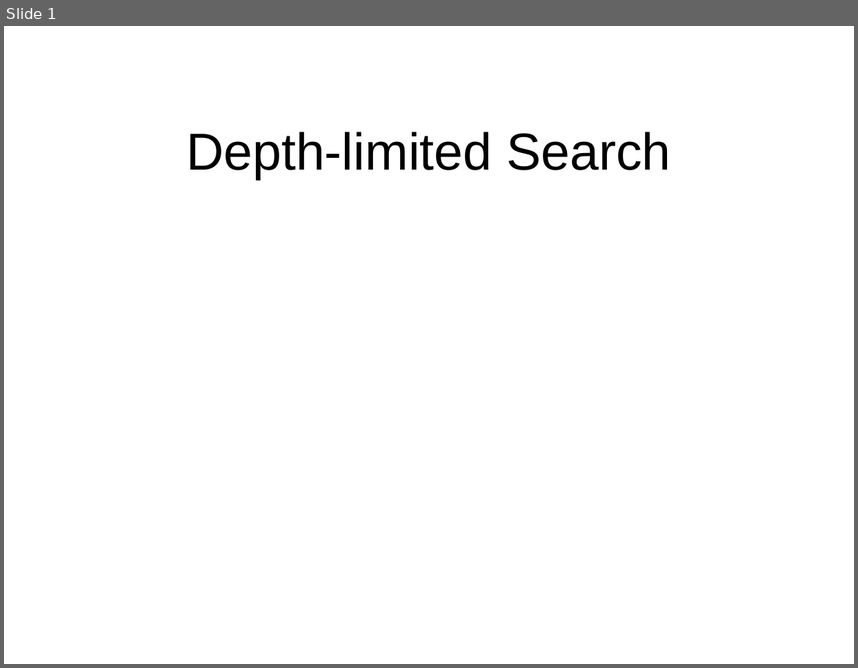
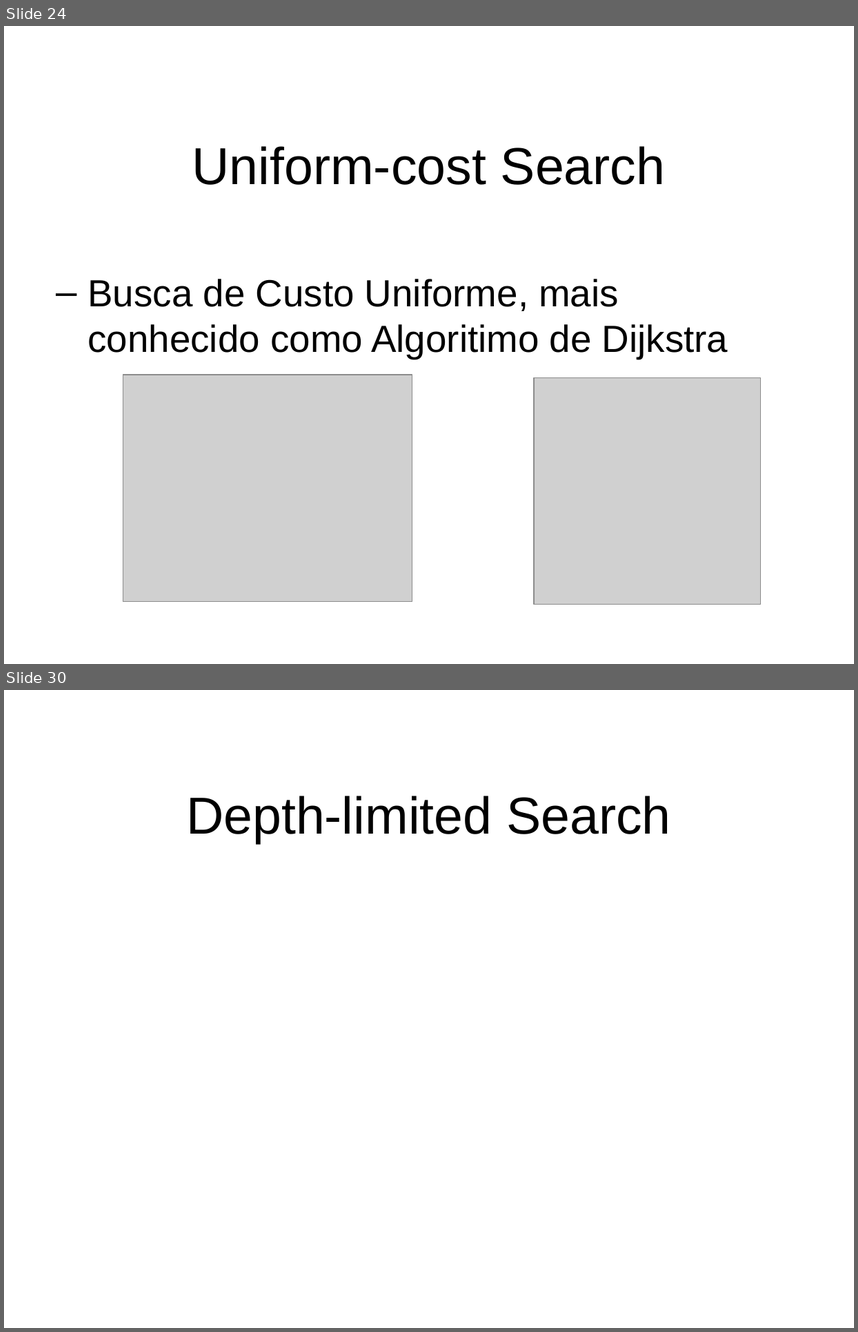
Before and after one commit to RafaelQuirino/SearchingProblems, a slide deck: slides.odp. Shown one above the other, each under a label of ours: slide 1 before the commit, slides 24 and 30 after it; the slides between them are not shown. The pictures are 858x668 and 858x1332 pixels, drawn with LibreOffice and Linux fonts; fonts in the diff are those of the drawing; grey boxes stand for pictures; background and template pictures are left out. Boxes give left, top, right and bottom in pixels: in the first picture for what was removed or moved away, otherwise in the second. Text is boxed around its words. In the diff, an @@ line names an element or a change of style, - is before the commit and + after.

```diff
--- a/slides.odp
+++ b/slides.odp
@@ slide 24 added at <box>4,26,854,664</box>, background picture (left out) @@
@@ title added at <box>192,146,665,185</box>, 44 pt, text #000000 @@
+Uniform-cost Search
@@ text added at <box>87,279,728,359</box>, 32 pt, text #000000 @@
+  – Busca de Custo Uniforme, mais conhecido como Algoritimo de Dijkstra
@@ picture added at <box>123,374,412,601</box> @@
@@ picture added at <box>534,377,760,604</box> @@
@@ what was slide 1 is now slide 30 @@
```
Also in this commit, not shown: 28 other slides added.
